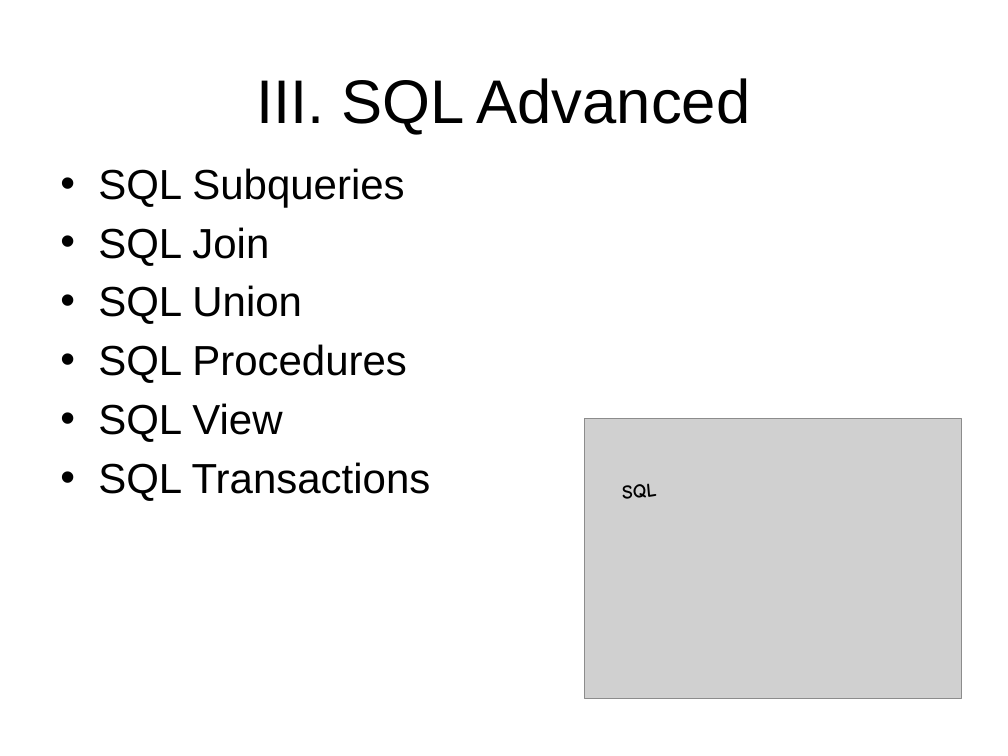
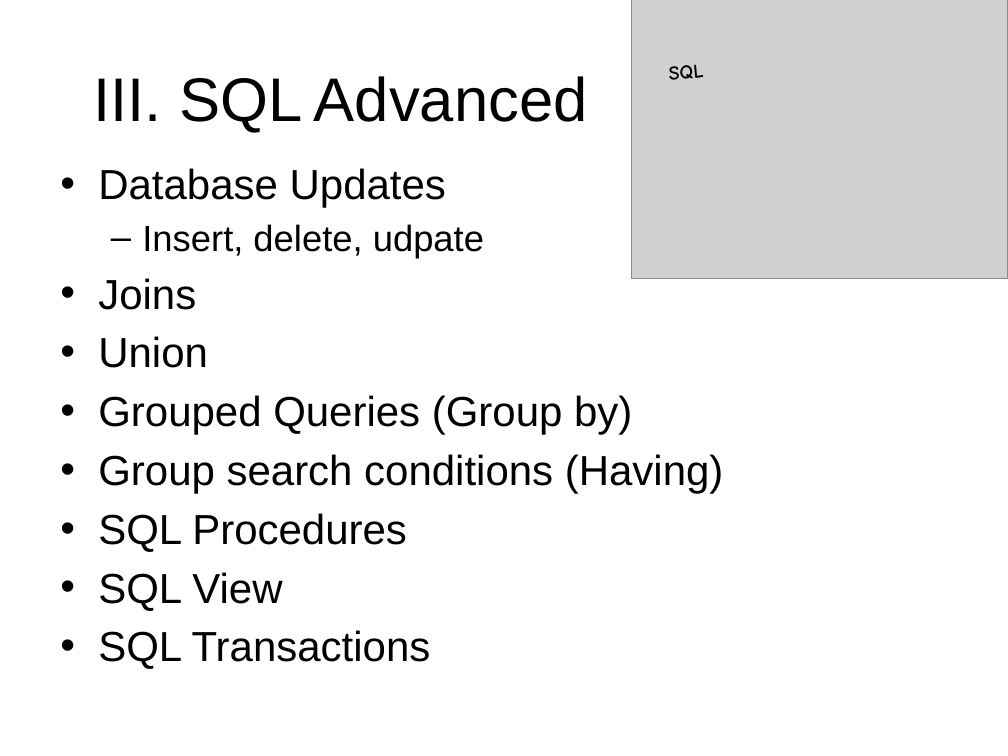
Before and after one commit to sonvq/sqltraining, a slide deck: slide 9 of QS_Training_SQL_Overview.pptx. Drawn at 1008x756 pixels with LibreOffice and Linux fonts; fonts in the diff are those of the drawing; grey boxes stand for pictures; background and template pictures are left out. Boxes give left, top, right and bottom in pixels: in the first picture for what was removed or moved away, otherwise in the second. Text is boxed around its words. In the diff, an @@ line names an element or a change of style, - is before the commit and + after.

```diff
--- a/QS_Training_SQL_Overview.pptx
+++ b/QS_Training_SQL_Overview.pptx
@@ picture: place and size @@
-picture at (585,418,961,698)
+picture at (632,0,1008,278)
@@ title "III. SQL Advanced": place and size @@
-title "III. SQL Advanced" at (257,78,751,135)
+title "III. SQL Advanced" at (94,76,588,133)
@@ text "SQL": place and size @@
-text "SQL" at (611,461,779,510)
+text "SQL" at (657,42,826,91)
@@ text at (98,168,724,493): text changed @@
-• SQL Subqueries
-• SQL Join
-• SQL Union
+• Database Updates
+  – Insert, delete, udpate
+• Joins
+• Union
+• Grouped Queries (Group by)
+• Group search conditions (Having)
```
Also in this commit, not shown: 4 other slides changed, 2 slides added, 2 slides removed, 8 other files.
